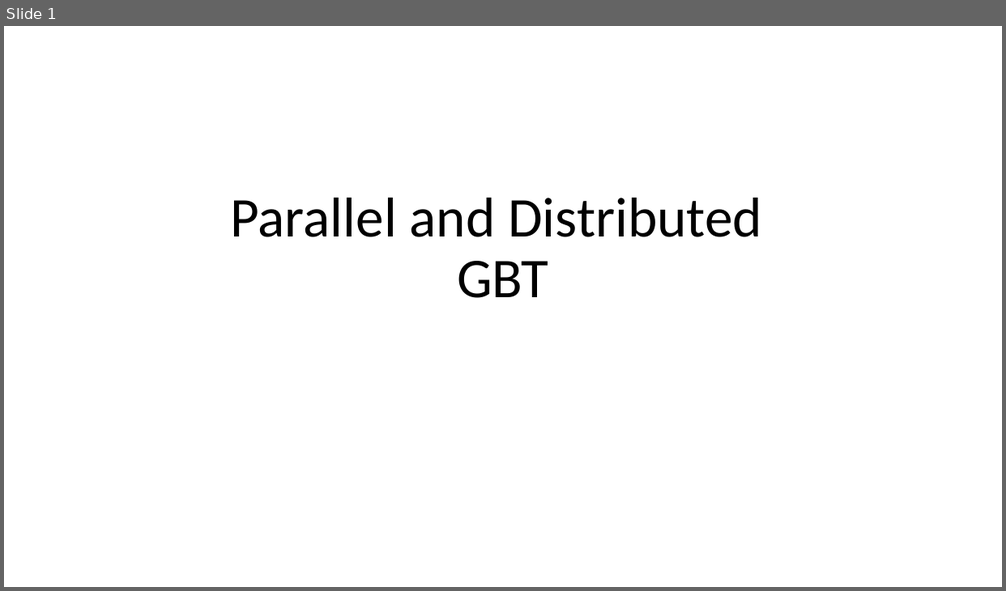
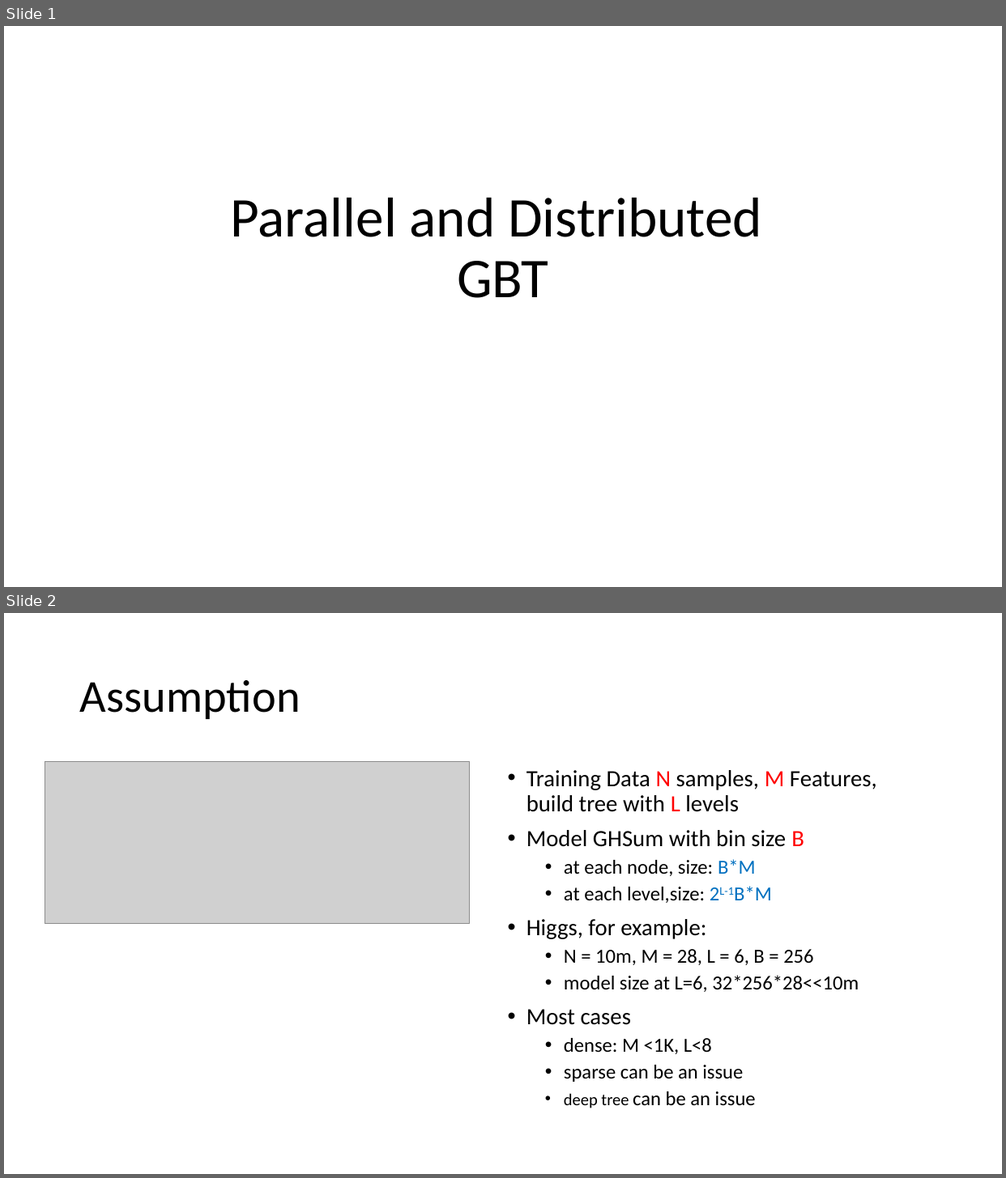
Before and after one commit to DSC-SPIDAL/harp, a slide deck: doc/meeting/0905-ModelRotation/Design of Parallel.pptx. Shown one above the other, each under a label of ours: slide 1 before the commit, slides 1 and 2 after it. The pictures are 1006x591 and 1006x1178 pixels, drawn with LibreOffice and Linux fonts; fonts in the diff are those of the drawing; grey boxes stand for pictures. Boxes give left, top, right and bottom in pixels: in the first picture for what was removed or moved away, otherwise in the second. Text is boxed around its words. In the diff, an @@ line names an element or a change of style, - is before the commit and + after.

```diff
--- a/doc/meeting/0905-ModelRotation/Design of Parallel.pptx
+++ b/doc/meeting/0905-ModelRotation/Design of Parallel.pptx
@@ slide 2 added at [4, 613, 1002, 1174], background #FFFFFF @@
@@ title added at [80, 680, 300, 719], 44 pt, text #000000 @@
+Assumption
@@ picture added at [45, 761, 470, 924] @@
@@ text added at [526, 770, 877, 1109], 19.2 pt, text #000000 @@
+• Training Data N samples, M Features, build tree with L levels
+• Model GHSum with bin size B
+  • at each node, size: B*M
+  • at each level,size: 2L-1B*M
+• Higgs, for example:
+  • N = 10m, M = 28, L = 6, B = 256
+  • model size at L=6, 32*256*28<<10m
+• Most cases
+  • dense: M <1K, L<8
+  • sparse can be an issue
+  • deep tree can be an issue
```
Also in this commit, not shown: 1 slide changed, 4 other slides added, 1 slide removed, 1 other file.
